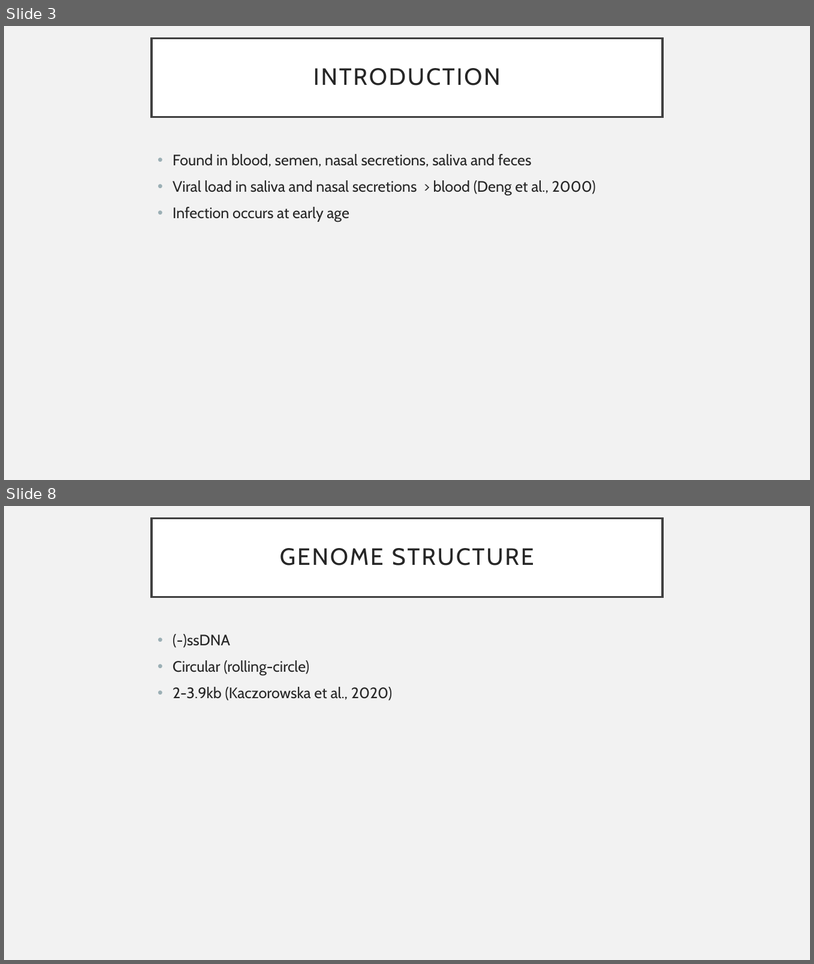
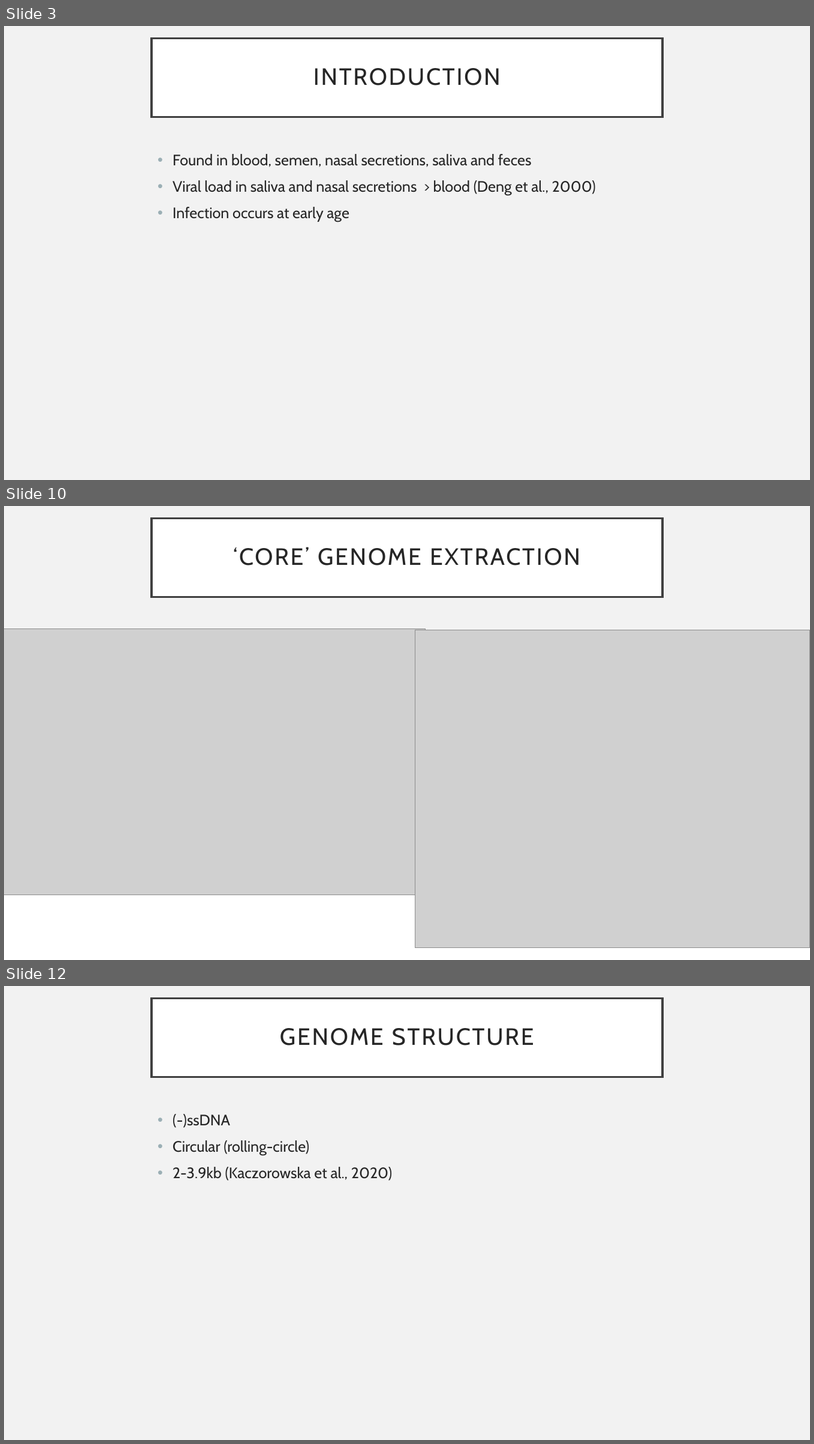
Before and after one commit to cednotsed/BIOC0021, a slide deck: presentations/Anelloviruses.pptx. Shown one above the other, each under a label of ours: slides 3 and 8 before the commit, slides 3, 10 and 12 after it; the slides between them are not shown. The pictures are 814x964 and 814x1444 pixels, drawn with LibreOffice and Linux fonts; fonts in the diff are those of the drawing; grey boxes stand for pictures. Boxes give left, top, right and bottom in pixels: in the first picture for what was removed or moved away, otherwise in the second. Text is boxed around its words. In the diff, an @@ line names an element or a change of style, - is before the commit and + after.

```diff
--- a/presentations/Anelloviruses.pptx
+++ b/presentations/Anelloviruses.pptx
@@ slide 10 added at <box>4,506,810,960</box>, background #F2F2F2 @@
@@ title added at <box>152,518,663,597</box>, fill #FFFFFF, outline #404040 2.5 pt, 28 pt, text #262626 @@
+‘CORE’ GENOME EXTRACTION
@@ picture added at <box>4,629,426,895</box> @@
@@ picture added at <box>416,630,810,948</box> @@
@@ rectangle added at <box>4,727,810,960</box>, fill #FFFFFF, outline #FFFFFF 1 pt @@
@@ what was slide 8 is now slide 12 @@
```
Also in this commit, not shown: 1 slide changed, 5 other slides added, 2 slides removed, 12 other files.
